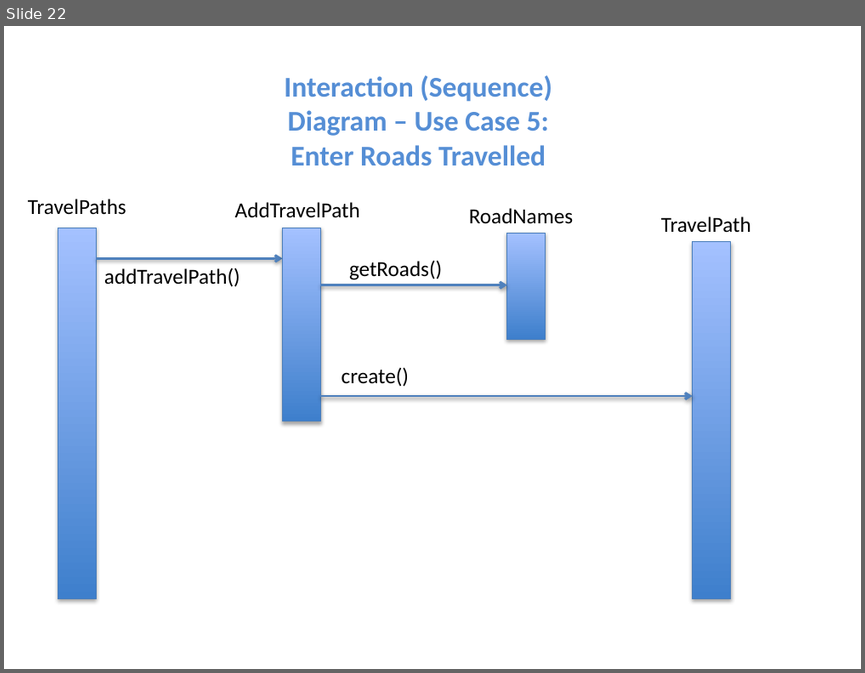
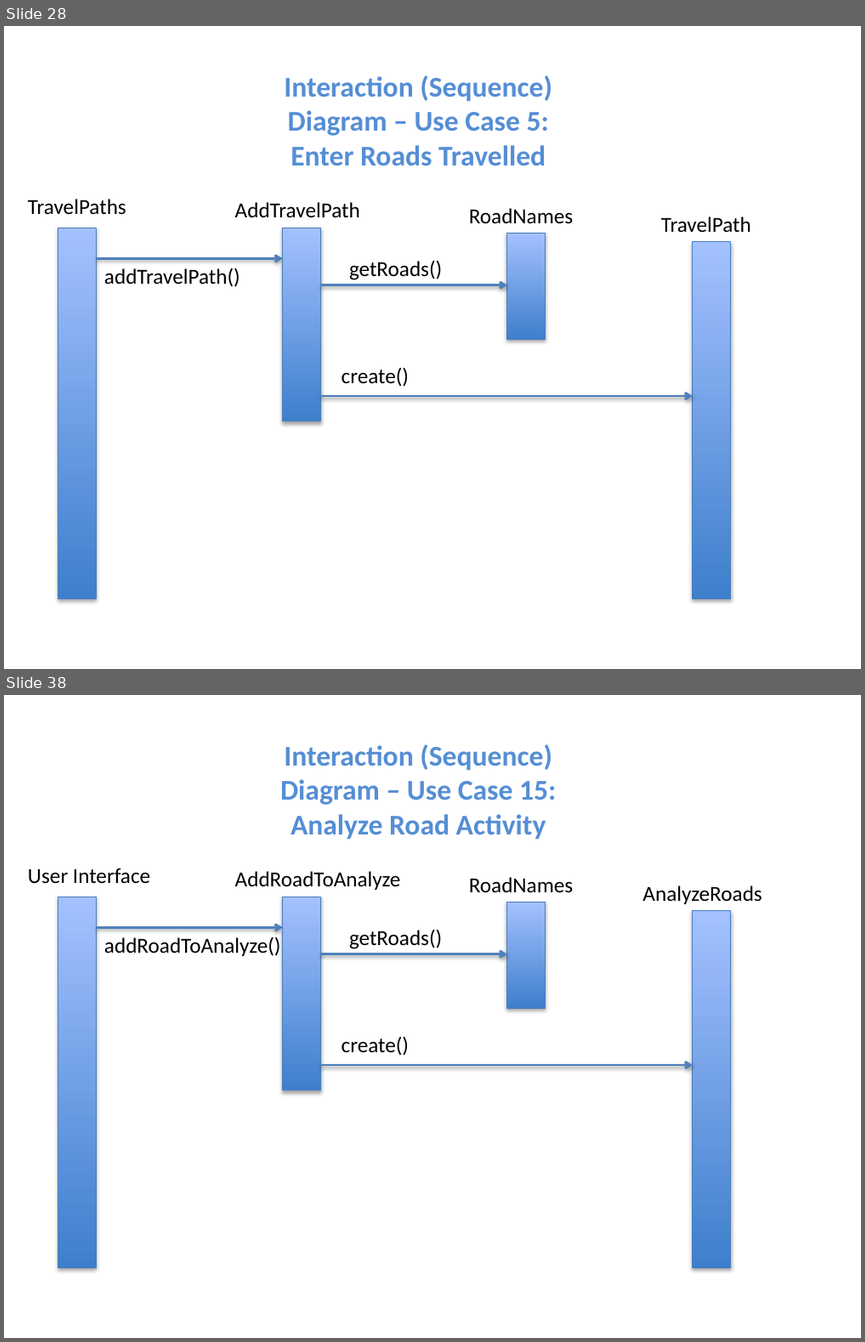
Before and after one commit to niemilkm/csc440-KevinNiemiller, a slide deck: deliverables/iteration3/other/DomainModel_SSD_ClassDiagrams.pptx. Shown one above the other, each under a label of ours: slide 22 before the commit, slides 28 and 38 after it; the slides between them are not shown. The pictures are 865x673 and 865x1342 pixels, drawn with LibreOffice and Linux fonts; fonts in the diff are those of the drawing. Boxes give left, top, right and bottom in pixels: in the first picture for what was removed or moved away, otherwise in the second. Text is boxed around its words. In the diff, an @@ line names an element or a change of style, - is before the commit and + after.

```diff
--- a/deliverables/iteration3/other/DomainModel_SSD_ClassDiagrams.pptx
+++ b/deliverables/iteration3/other/DomainModel_SSD_ClassDiagrams.pptx
@@ slide 38 added at box(4, 695, 861, 1338), background #FFFFFF @@
@@ text added at box(280, 744, 556, 839), 24 pt, text #558ED5, bold @@
+Interaction (Sequence) Diagram – Use Case 15: Analyze Road Activity
@@ text added at box(28, 868, 150, 884), 18 pt, text #000000 @@
+User Interface
@@ text added at box(235, 871, 401, 890), 18 pt, text #000000 @@
+AddRoadToAnalyze
@@ rectangle added at box(58, 896, 97, 1267), fill gradient #3F80CE to #A4C4FF, outline #4B7EBC 0.75 pt @@
@@ rectangle added at box(283, 896, 321, 1090), fill gradient #3F80CE to #A4C4FF, outline #4B7EBC 0.75 pt @@
@@ text added at box(469, 877, 574, 893), 18 pt, text #000000 @@
+RoadNames
@@ text added at box(642, 885, 761, 904), 18 pt, text #000000 @@
+AnalyzeRoads
@@ rectangle added at box(507, 902, 545, 1008), fill gradient #3F80CE to #A4C4FF, outline #4B7EBC 0.75 pt @@
@@ rectangle added at box(692, 911, 731, 1267), fill gradient #3F80CE to #A4C4FF, outline #4B7EBC 0.75 pt @@
@@ arrow added from (96, 927) to (283, 927), #4F81BD 2 pt @@
@@ text added at box(104, 936, 281, 956), 18 pt, text #000000 @@
+addRoadToAnalyze()
@@ text added at box(349, 929, 442, 949), 18 pt, text #000000 @@
+getRoads()
@@ arrow added from (320, 953) to (507, 953), #4F81BD 2 pt @@
@@ text added at box(341, 1036, 409, 1055), 18 pt, text #000000 @@
+create()
@@ arrow added from (320, 1065) to (692, 1065), #4F81BD 2 pt @@
@@ what was slide 22 is now slide 28 @@
```
Also in this commit, not shown: 11 slides changed, 10 other slides added, 11 other files.
